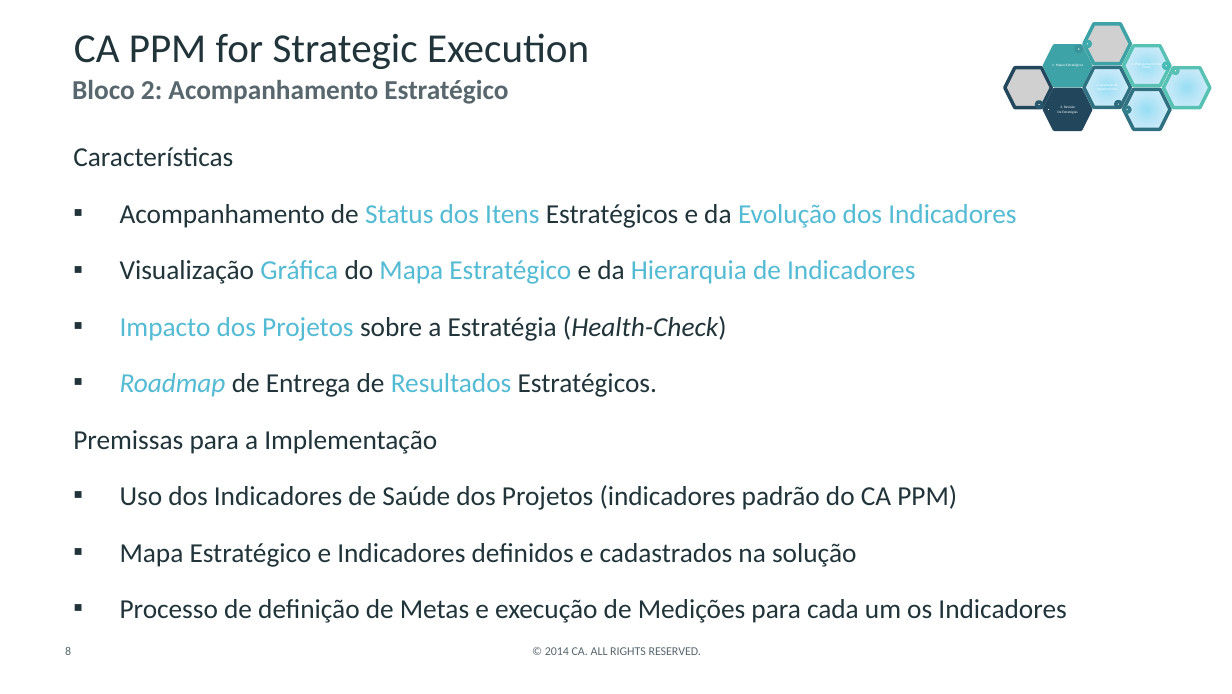
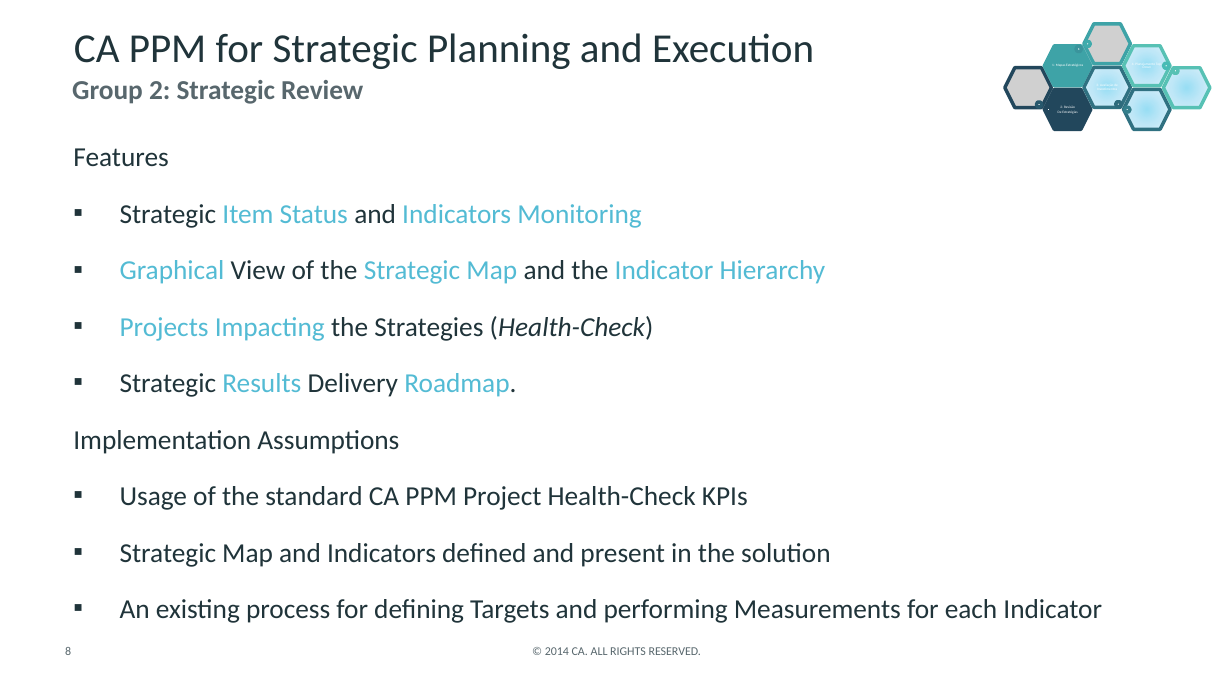
Before and after one commit to CALATAMITBMCOE/Strategic-Alignment, a slide deck: slide 8 of Documentation/CA PPM for Strategic Planning and Execution_EN.pptx. Drawn at 1232x694 pixels with LibreOffice and Linux fonts; fonts in the diff are those of the drawing; grey boxes stand for pictures; background and template pictures are left out. Boxes give left, top, right and bottom in pixels: in the first picture for what was removed or moved away, otherwise in the second. Text is boxed around its words. In the diff, an @@ line names an element or a change of style, - is before the commit and + after.

```diff
--- a/Documentation/CA PPM for Strategic Planning and Execution_EN.pptx
+++ b/Documentation/CA PPM for Strategic Planning and Execution_EN.pptx
@@ title at <box>74,33,814,69</box>: text changed @@
-CA PPM for Strategic Execution
+CA PPM for Strategic Planning and Execution
@@ text at <box>72,80,363,104</box>: text changed @@
-Bloco 2: Acompanhamento Estratégico
+Group 2: Strategic Review
@@ text at <box>73,148,1102,623</box>: text changed @@
-Características
-▪ Acompanhamento de Status dos Itens Estratégicos e da Evolução dos Indicadores
-▪ Visualização Gráfica do Mapa Estratégico e da Hierarquia de Indicadores
-▪ Impacto dos Projetos sobre a Estratégia (Health-Check)
-▪ Roadmap de Entrega de Resultados Estratégicos.
-Premissas para a Implementação
-▪ Uso dos Indicadores de Saúde dos Projetos (indicadores padrão do CA PPM)
-▪ Mapa Estratégico e Indicadores definidos e cadastrados na solução
-▪ Processo de definição de Metas e execução de Medições para cada um os Indicadores
+Features
+▪ Strategic Item Status and Indicators Monitoring
+▪ Graphical View of the Strategic Map and the Indicator Hierarchy
+▪ Projects Impacting the Strategies (Health-Check)
+▪ Strategic Results Delivery Roadmap.
+Implementation Assumptions
+▪ Usage of the standard CA PPM Project Health-Check KPIs
+▪ Strategic Map and Indicators defined and present in the solution
+▪ An existing process for defining Targets and performing Measurements for each Indicator
```
Also in this commit, not shown: 31 other slides changed, 3 slides added, 3 slides removed, 2 other files.
